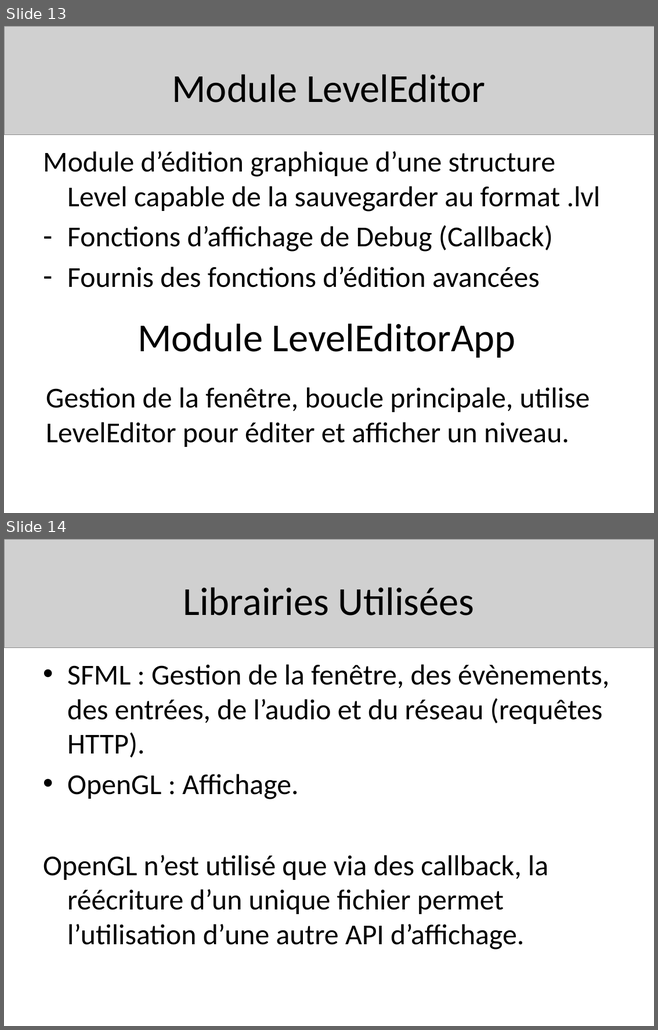
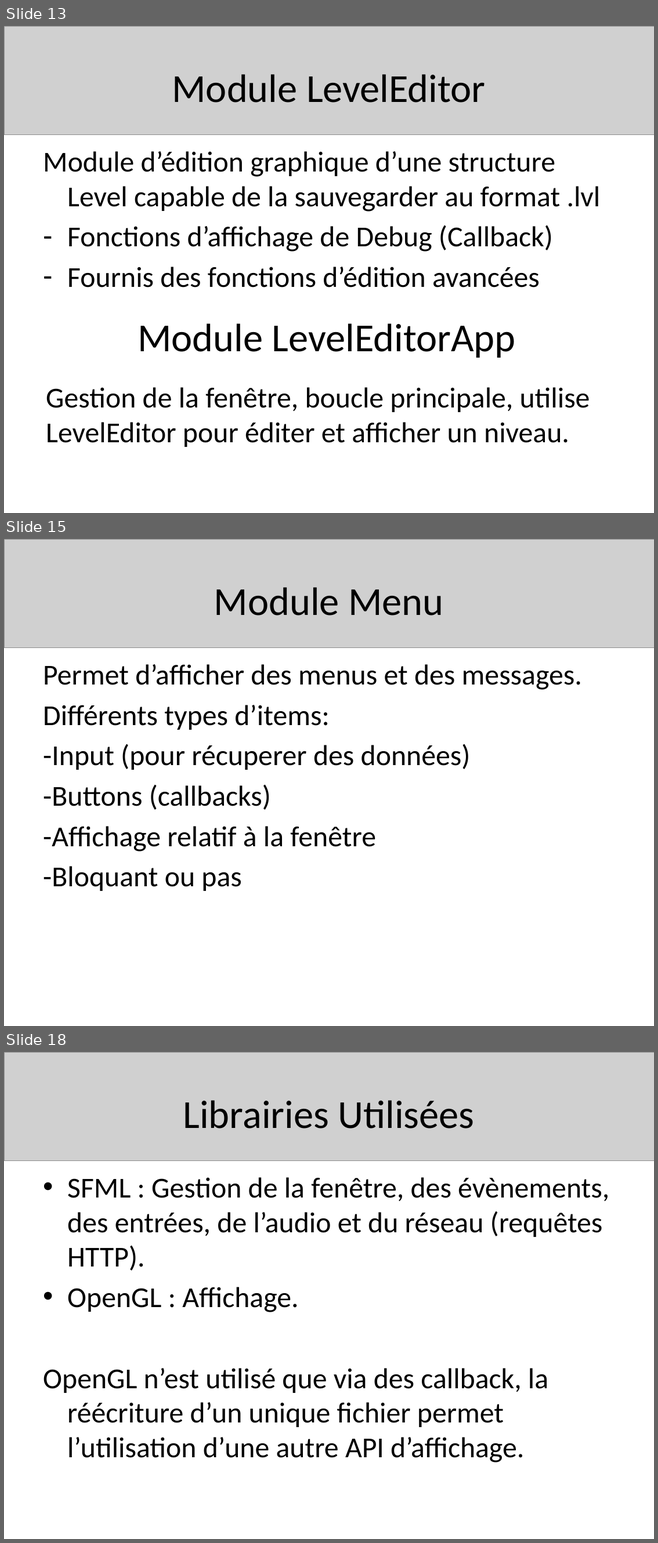
Before and after one commit to Senryoku/jump-n-run, a slide deck: Soutenance.pptx. Shown one above the other, each under a label of ours: slides 13 and 14 before the commit, slides 13, 15 and 18 after it; the slides between them are not shown. The pictures are 658x1030 and 658x1543 pixels, drawn with LibreOffice and Linux fonts; fonts in the diff are those of the drawing; grey boxes stand for pictures. Boxes give left, top, right and bottom in pixels: in the first picture for what was removed or moved away, otherwise in the second. Text is boxed around its words. In the diff, an @@ line names an element or a change of style, - is before the commit and + after.

```diff
--- a/Soutenance.pptx
+++ b/Soutenance.pptx
@@ slide 15 added at <box>4,539,654,1026</box>, background #FFFFFF @@
@@ picture added at <box>4,539,654,648</box> @@
@@ title added at <box>214,587,443,616</box>, 44 pt, text #000000 @@
+Module Menu
@@ text added at <box>43,664,582,891</box>, 32 pt, text #000000 @@
+Permet d’afficher des menus et des messages.
+Différents types d’items:
+-Input (pour récuperer des données)
+-Buttons (callbacks)
+-Affichage relatif à la fenêtre
+-Bloquant ou pas
@@ what was slide 14 is now slide 18 @@
```
Also in this commit, not shown: 3 other slides added.
